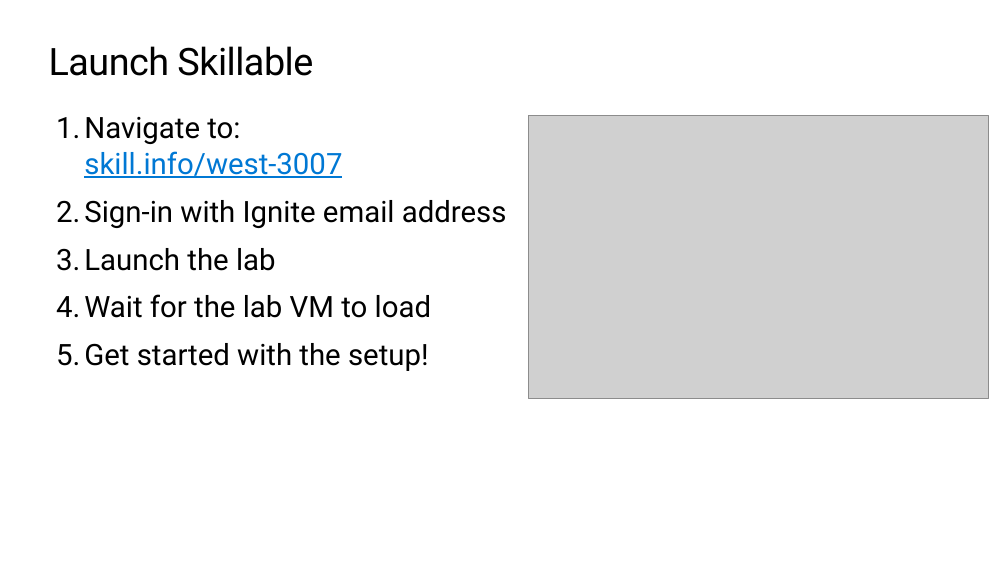
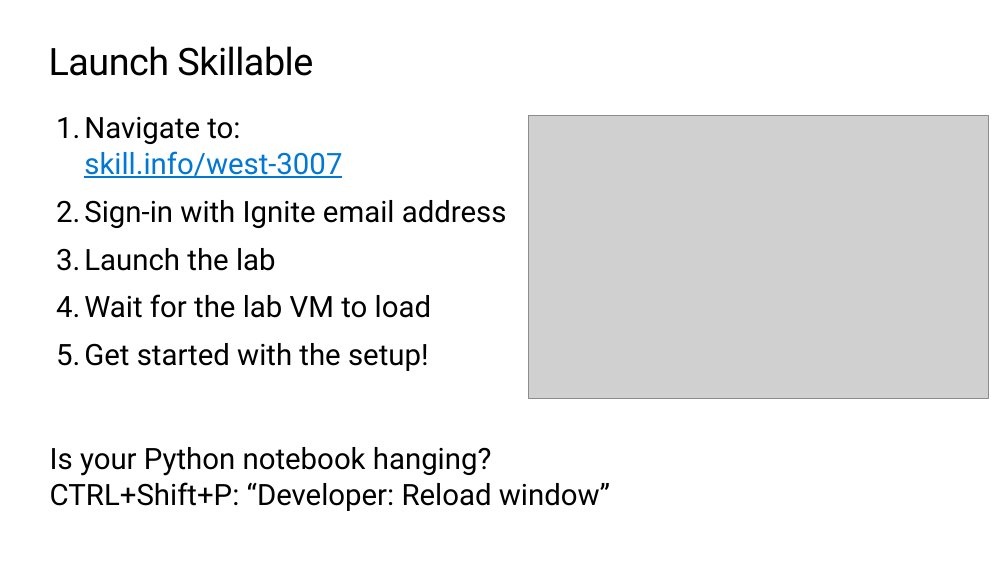
Before and after one commit to microsoft/ignite26-LAB673, a slide deck: slide 23 of LAB673.pptx. Drawn at 1008x567 pixels with LibreOffice and Linux fonts; fonts in the diff are those of the drawing; grey boxes stand for pictures; background and template pictures are left out. Boxes give left, top, right and bottom in pixels: in the first picture for what was removed or moved away, otherwise in the second. Text is boxed around its words. In the diff, an @@ line names an element or a change of style, - is before the commit and + after.

```diff
--- a/LAB673.pptx
+++ b/LAB673.pptx
@@ text added at (50, 447, 610, 511), 28 pt, text #000000 @@
+Is your Python notebook hanging?
+CTRL+Shift+P: “Developer: Reload window”
```
Also in this commit, not shown: 1 other slide changed, 3 slides added, 4 slides removed.
